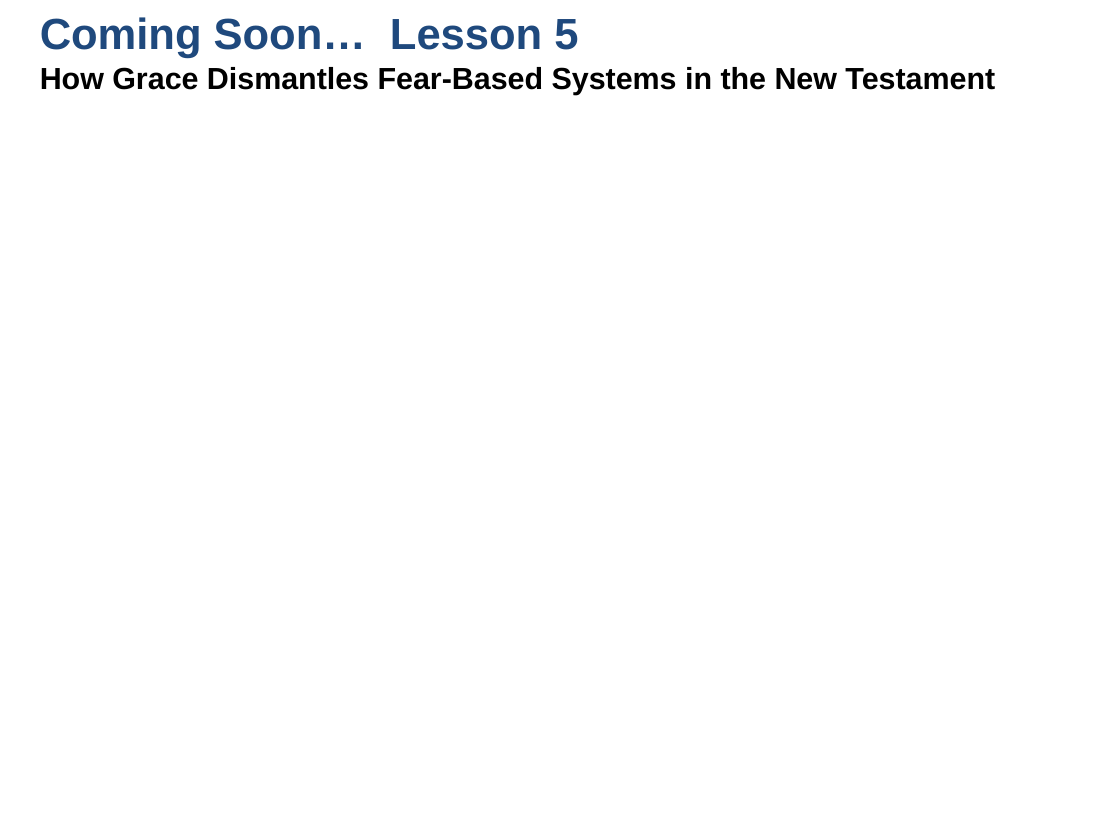
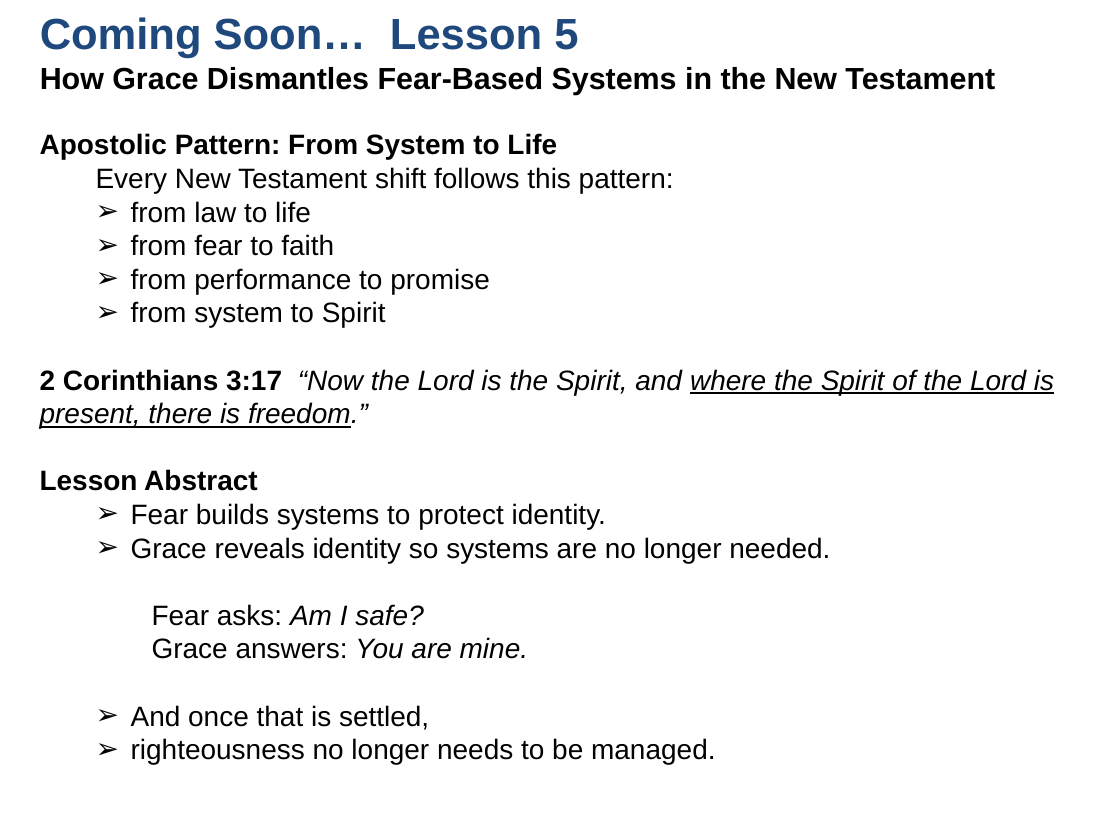
Before and after one commit to UsefulEngines/EvangelismPublic, a slide deck: slide 10 of 2026-Q1/Righteousness3/2026-01-18-Righteous-3.pptx. Drawn at 1120x840 pixels with LibreOffice and Linux fonts; fonts in the diff are those of the drawing. Boxes give left, top, right and bottom in pixels: in the first picture for what was removed or moved away, otherwise in the second. Text is boxed around its words. In the diff, an @@ line names an element or a change of style, - is before the commit and + after.

```diff
--- a/2026-Q1/Righteousness3/2026-01-18-Righteous-3.pptx
+++ b/2026-Q1/Righteousness3/2026-01-18-Righteous-3.pptx
@@ text added at <box>40,133,1054,764</box>, 18 pt, text #000000 @@
+Apostolic Pattern: From System to Life
+  Every New Testament shift follows this pattern:
+  ➢ from law to life
+  ➢ from fear to faith
+  ➢ from performance to promise
+  ➢ from system to Spirit
+2 Corinthians 3:17 “Now the Lord is the Spirit, and where the Spirit of the Lord is present, there is freedom.”
+Lesson Abstract
+  ➢ Fear builds systems to protect identity.
+  ➢ Grace reveals identity so systems are no longer needed.
+    Fear asks: Am I safe?
+    Grace answers: You are mine.
+  ➢ And once that is settled,
+  ➢ righteousness no longer needs to be managed.
```
Also in this commit, not shown: 1 other file.
